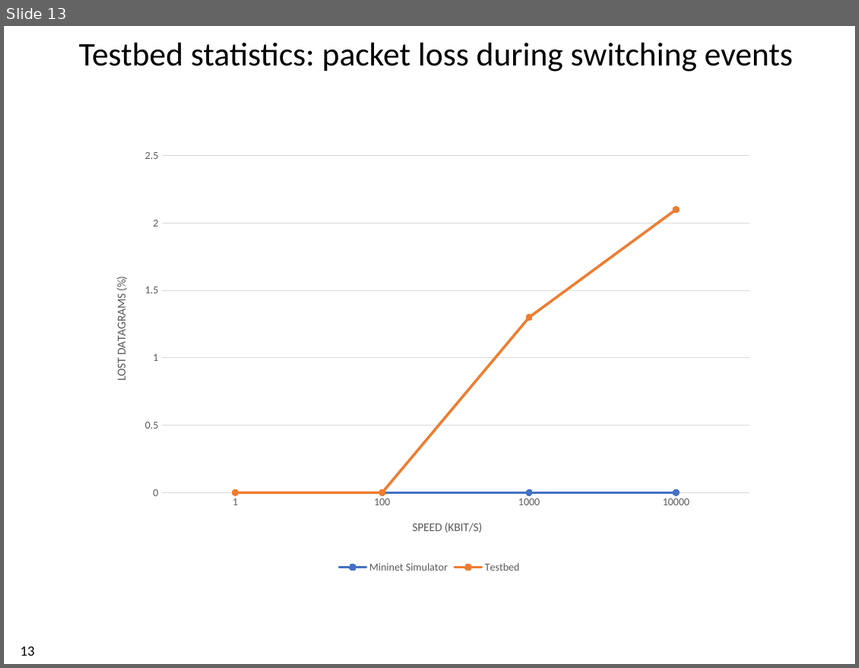
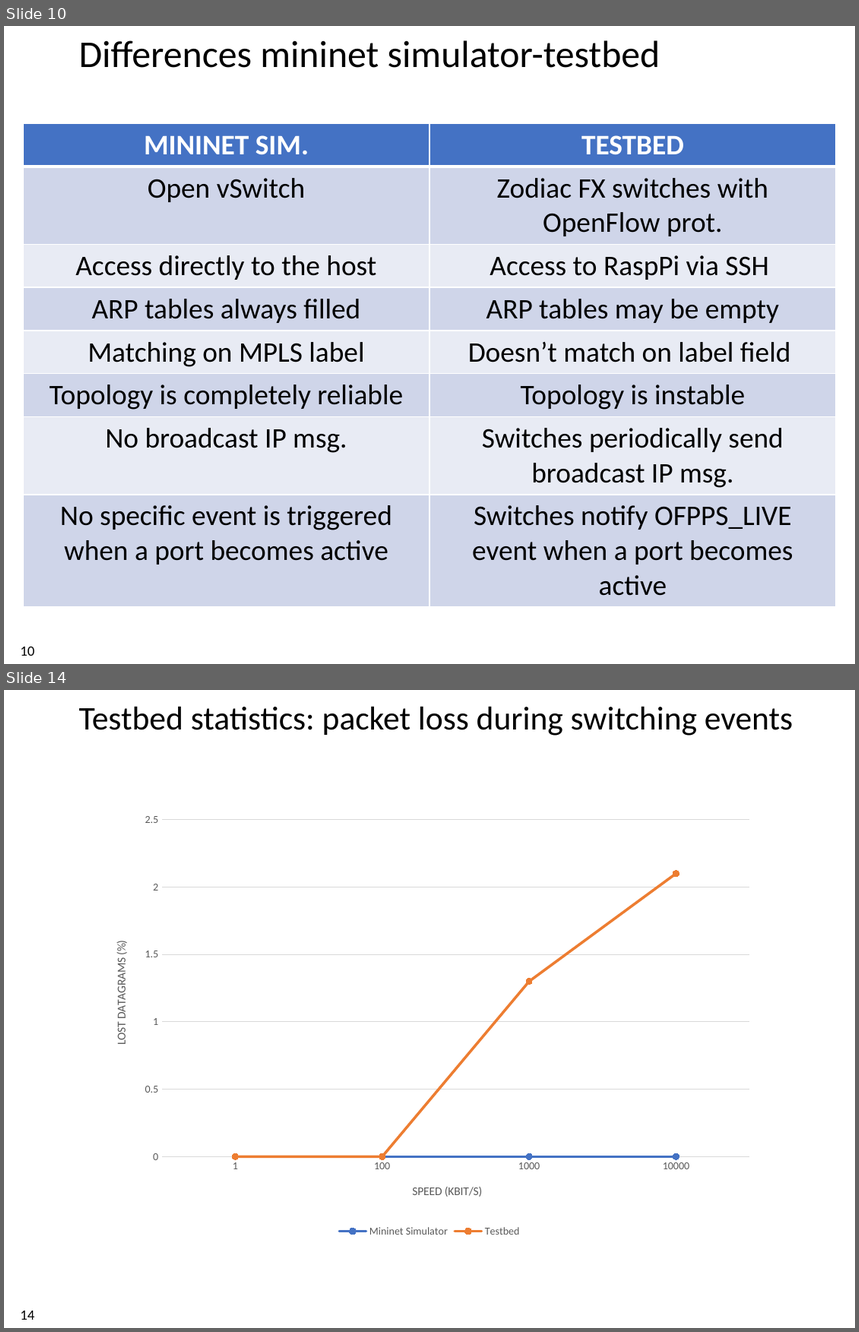
Before and after one commit to xdl907/switching-and-routing-project, a slide deck: template_project_exam__1_.pptx. Shown one above the other, each under a label of ours: slide 13 before the commit, slides 10 and 14 after it; the slides between them are not shown. The pictures are 859x668 and 859x1332 pixels, drawn with LibreOffice and Linux fonts; fonts in the diff are those of the drawing; background and template pictures are left out. Boxes give left, top, right and bottom in pixels: in the first picture for what was removed or moved away, otherwise in the second. Text is boxed around its words. In the diff, an @@ line names an element or a change of style, - is before the commit and + after.

```diff
--- a/template_project_exam__1_.pptx
+++ b/template_project_exam__1_.pptx
@@ slide 10 added at box(4, 26, 855, 664), background #FFFFFF @@
@@ title added at box(79, 40, 661, 68), 32 pt, text #000000 @@
+Differences mininet simulator-testbed
@@ table added at box(23, 123, 836, 600), 8 rows, 2 columns @@
+MININET SIM. | TESTBED
+Open vSwitch | Zodiac FX switches with OpenFlow prot.
+Access directly to the host | Access to RaspPi via SSH
+ARP tables always filled | ARP tables may be empty
+Matching on MPLS label | Doesn’t match on label field
+Topology is completely reliable | Topology is instable
+No broadcast IP msg. | Switches periodically send broadcast IP msg.
+No specific event is triggered when a port becomes active | Switches notify OFPPS_LIVE event when a port becomes active
@@ page number added at box(20, 647, 34, 656), 12 pt, text #000000 @@
+10
@@ what was slide 13 is now slide 14 @@
@@ page number at box(20, 1311, 34, 1320): text changed @@
-13
+14
```
Also in this commit, not shown: 7 slides changed, 2 other slides added, 2 slides removed.
